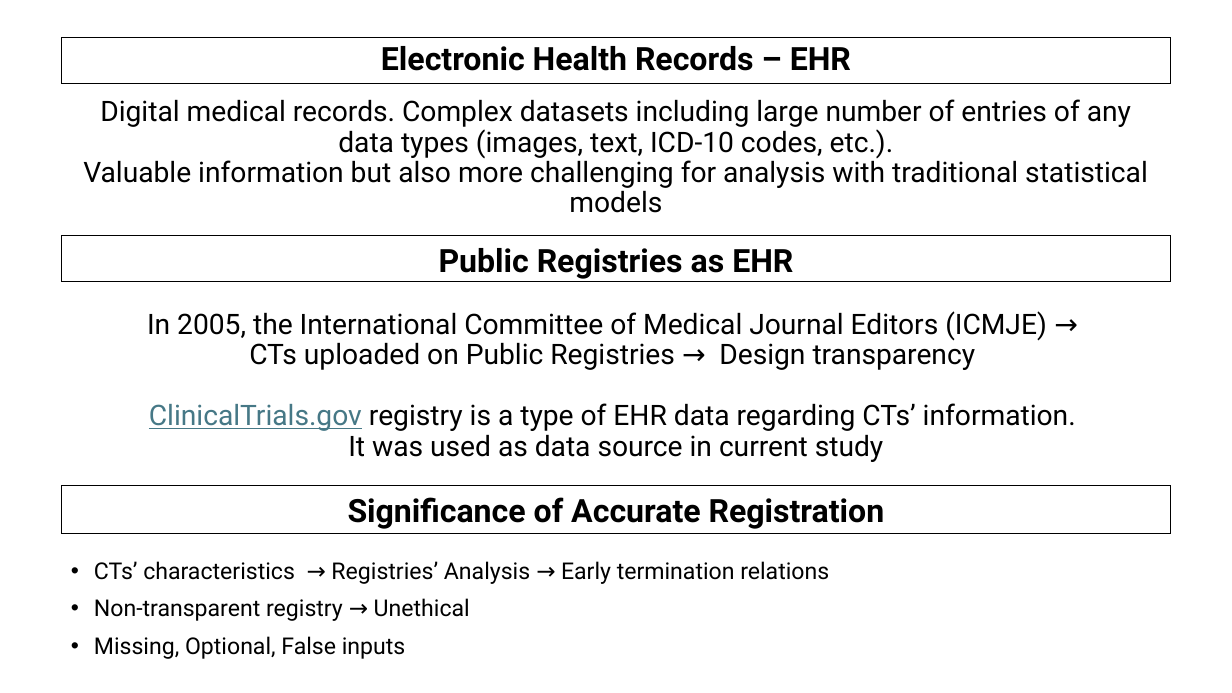
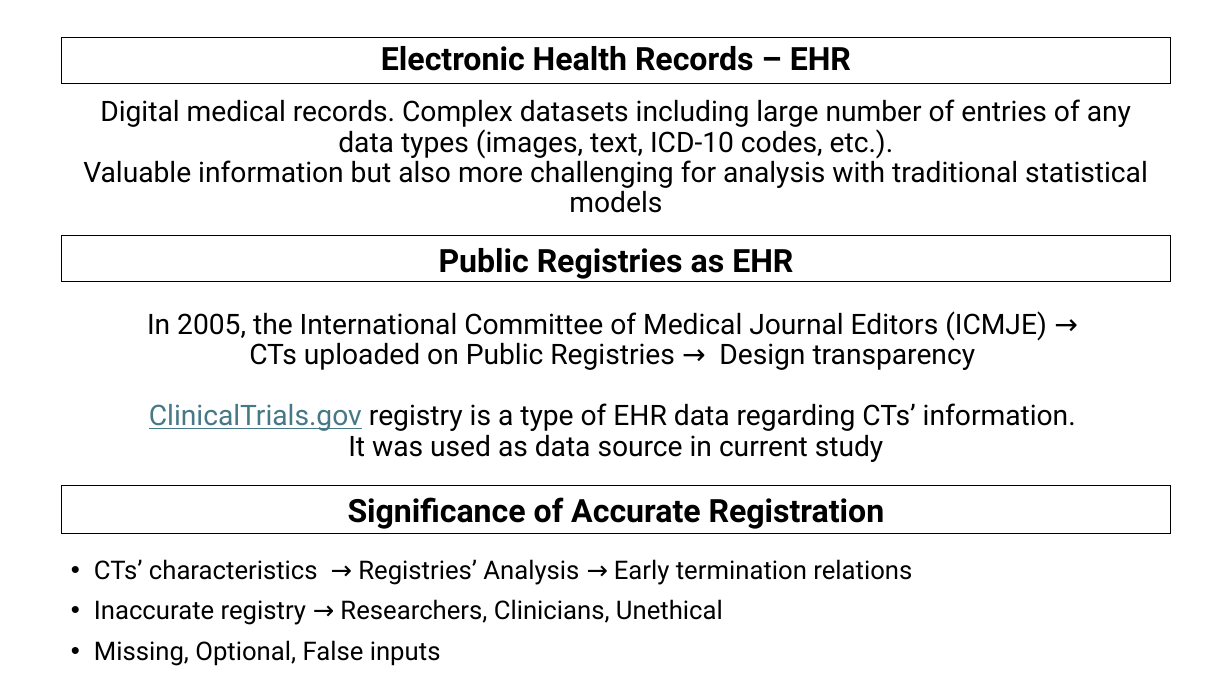
Before and after one commit to AndreouEugenia/Thesis, a slide deck: slide 5 of Thesis_Presentation.pptx. Drawn at 1232x693 pixels with LibreOffice and Linux fonts; fonts in the diff are those of the drawing; background and template pictures are left out. Boxes give left, top, right and bottom in pixels: in the first picture for what was removed or moved away, otherwise in the second. Text is boxed around its words. In the diff, an @@ line names an element or a change of style, - is before the commit and + after.

```diff
--- a/Thesis_Presentation.pptx
+++ b/Thesis_Presentation.pptx
@@ text at bbox=[94, 559, 912, 666]: size 18 to 20 pt in "CTs’ characteristics → Registries’ Analysis → Early ...", "Missing, Optional, False inputs" @@
@@ text at bbox=[94, 599, 723, 625]: text changed; size 18 to 20 pt @@
-• Non-transparent registry → Unethical
+• Inaccurate registry → Researchers, Clinicians, Unethical
```
Also in this commit, not shown: 12 other slides changed, 4 other files.
